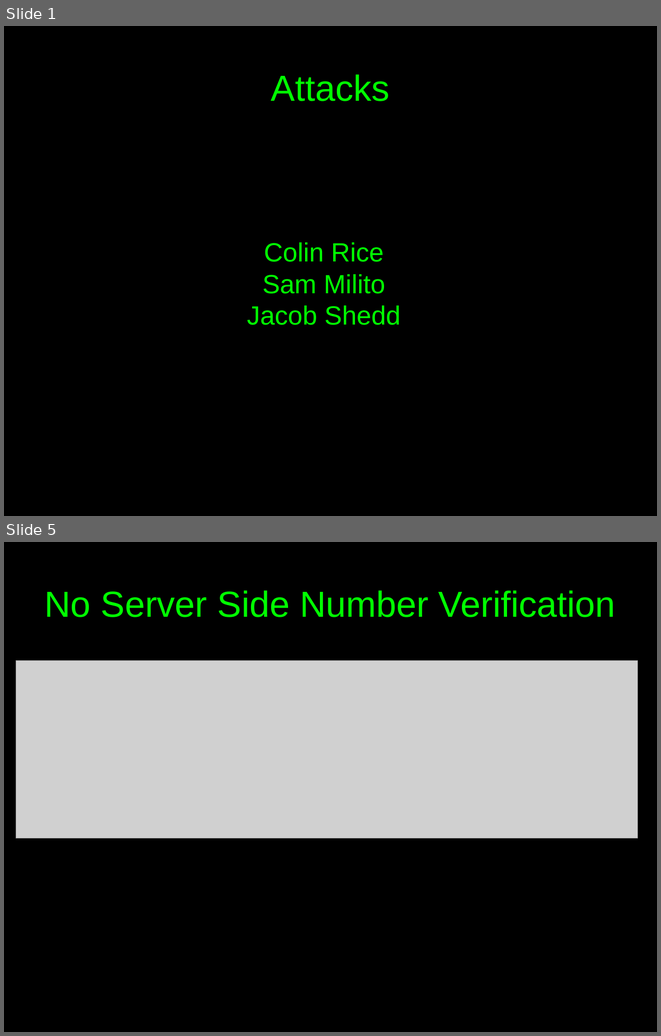
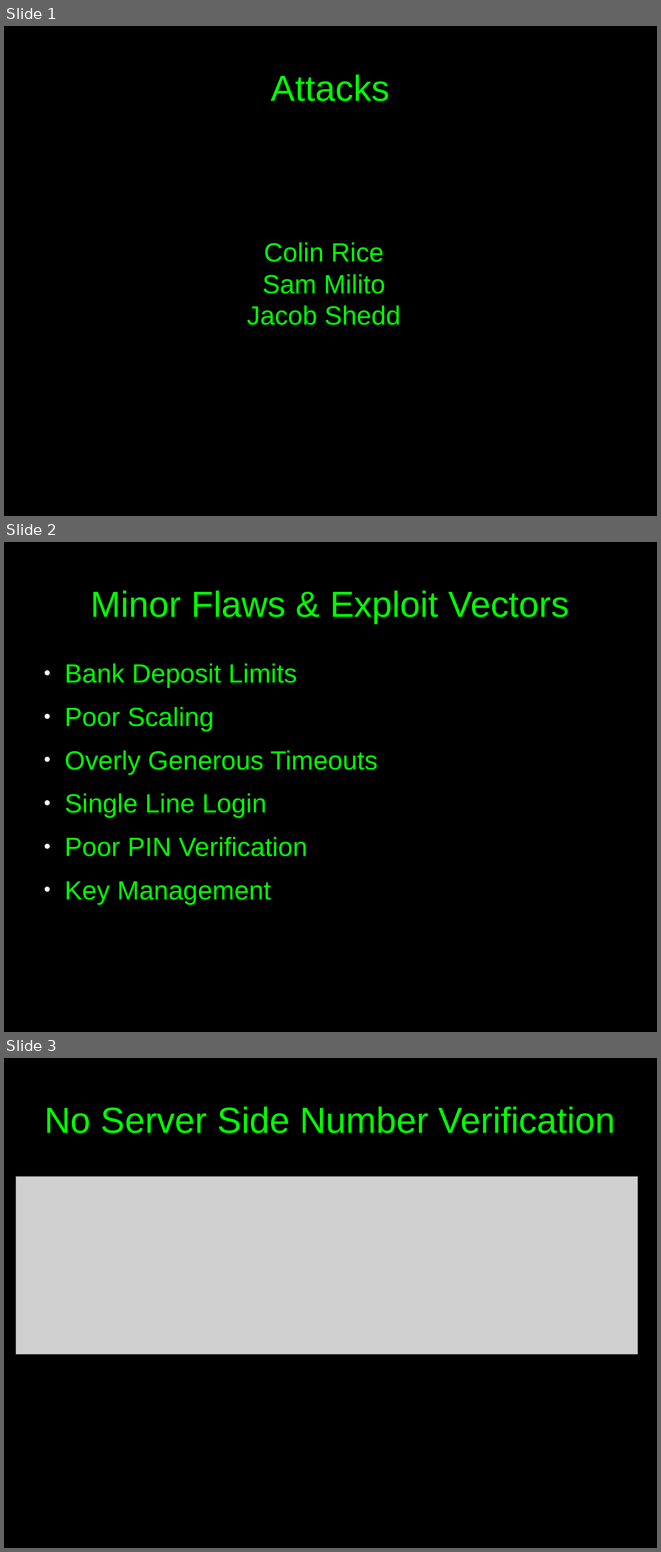
Before and after one commit to c00w/Crypto-Final-Project, a slide deck: Attack Presentation.odp. Shown one above the other, each under a label of ours: slides 1 and 5 before the commit, slides 1, 2 and 3 after it; the slides between them are not shown. The pictures are 661x1036 and 661x1552 pixels, drawn with LibreOffice and Linux fonts; fonts in the diff are those of the drawing; grey boxes stand for pictures. Boxes give left, top, right and bottom in pixels: in the first picture for what was removed or moved away, otherwise in the second. Text is boxed around its words. In the diff, an @@ line names an element or a change of style, - is before the commit and + after.

```diff
--- a/Attack Presentation.odp
+++ b/Attack Presentation.odp
@@ slide 2 added at bbox=[4, 542, 657, 1032], background #000000 @@
@@ title added at bbox=[91, 590, 570, 623], 44 pt, text #00FF00 @@
+Minor Flaws & Exploit Vectors
@@ text added at bbox=[64, 663, 378, 904], 32 pt, text #00FF00 @@
+● Bank Deposit Limits
+● Poor Scaling
+● Overly Generous Timeouts
+● Single Line Login
+● Poor PIN Verification
+● Key Management
@@ what was slide 5 is now slide 3 @@
```
Also in this commit, not shown: 1 slide changed, 6 other slides added, 5 slides removed, 1 other file.
